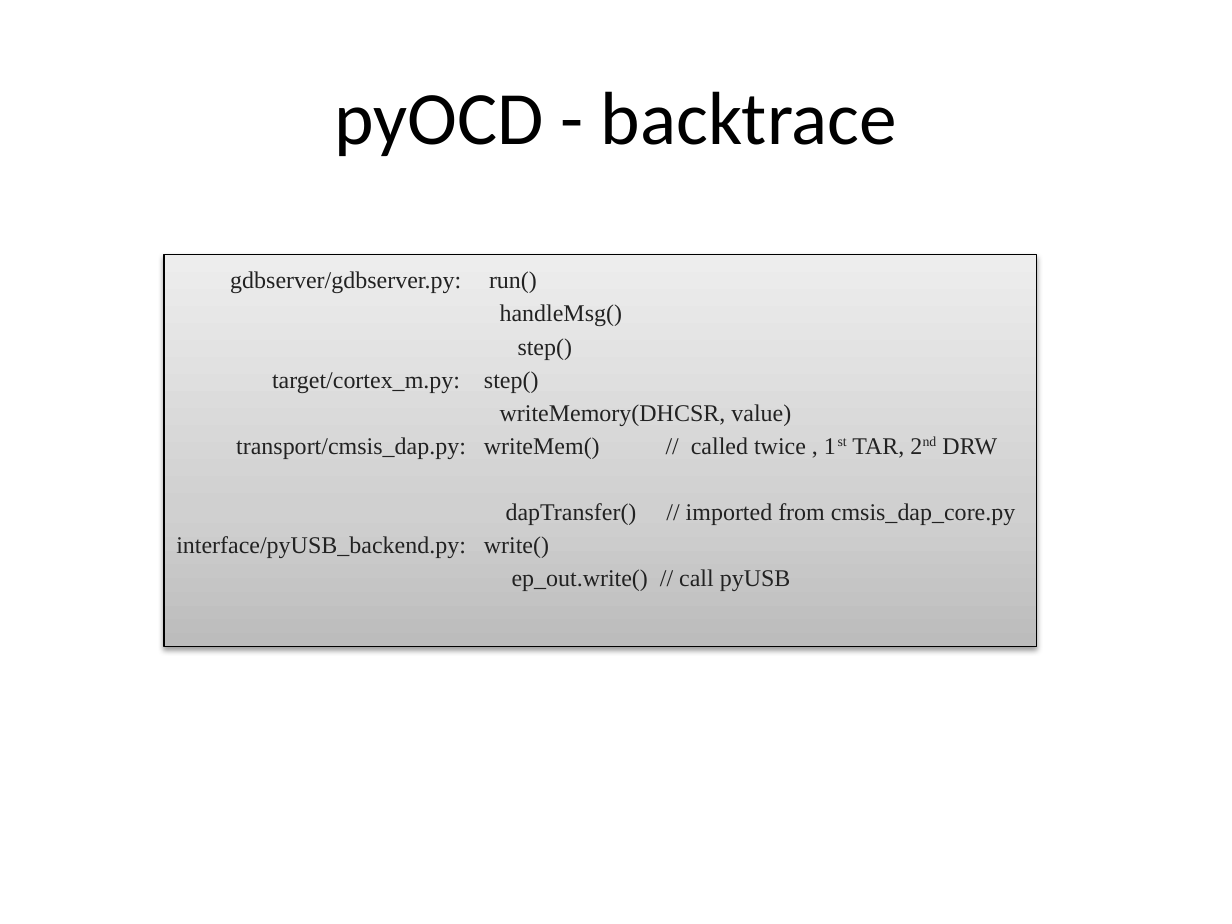
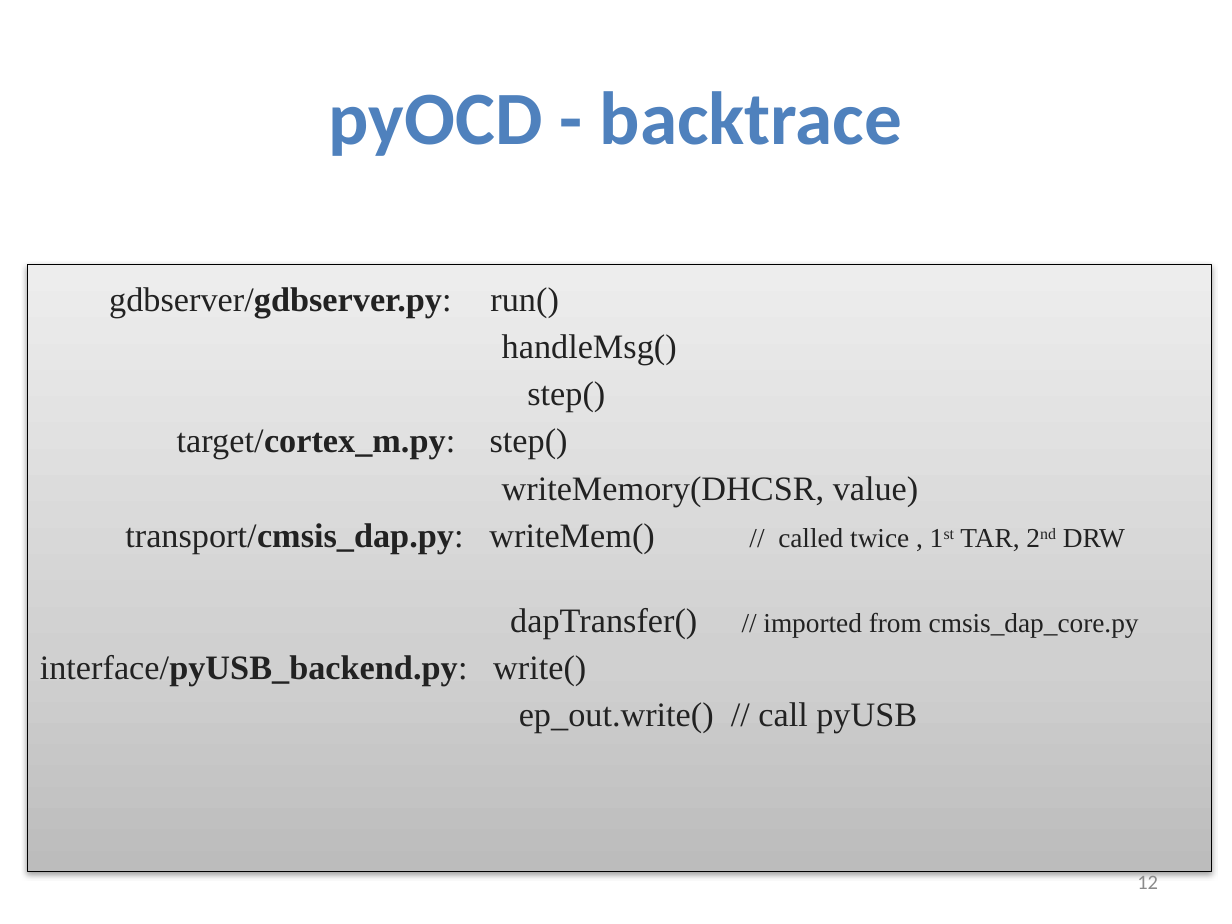
Before and after one commit to kripa15/EmbFW_HW, a slide deck: slide 12 of ThesisReport/StepCommand_ReportPresentation.pptx (slide 11 before the commit). Drawn at 1232x924 pixels with LibreOffice and Linux fonts; fonts in the diff are those of the drawing. Boxes give left, top, right and bottom in pixels: in the first picture for what was removed or moved away, otherwise in the second. Text is boxed around its words. In the diff, an @@ line names an element or a change of style, - is before the commit and + after.

```diff
--- a/ThesisReport/StepCommand_ReportPresentation.pptx
+++ b/ThesisReport/StepCommand_ReportPresentation.pptx
@@ title "pyOCD - backtrace" at (329, 91, 902, 156): text colour #000000 to #4F81BD, bold on @@
@@ rectangle "gdbserver/gdbserver.py: run() handleMsg() step() target/cort ...": place and size @@
-rectangle "gdbserver/gdbserver.py: run() handleMsg() step() target/cort ..." at (164, 255, 1037, 647)
+rectangle "gdbserver/gdbserver.py: run() handleMsg() step() target/cort ..." at (27, 265, 1211, 872)
@@ rectangle "gdbserver/gdbserver.py: run() handleMsg() step() target/cort ..." at (27, 265, 1211, 872): size 14 to 20 pt in "gdbserver/gdbserver.py: run() handleMsg() step() target/cort ..."; size 14 to 16 pt in "// called twice , 1st TAR, 2nd ..."; bold on in "gdbserver/gdbserver.py: target/cortex_m.py: transport/cmsis_ ..." @@
@@ page number added at (1137, 872, 1158, 889), 12 pt, text #8C8C8C @@
+12
```
Also in this commit, not shown: 10 other slides changed, 11 slides added, 6 slides removed.
